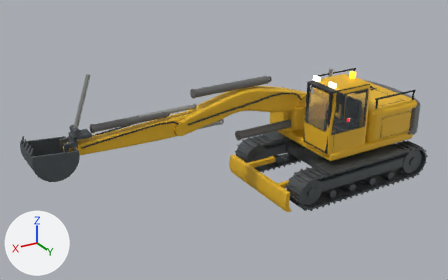
Two versions of the glTF model assets/models/excavator_used.glb, one commit apart.
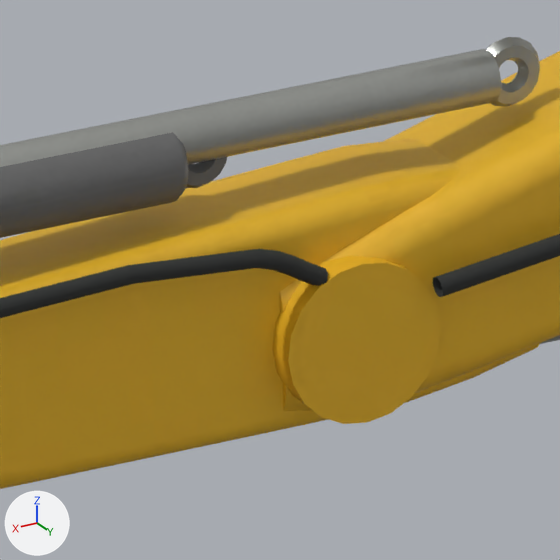
The first picture shows the older version from a camera (50 mm lens) standing at (10.58, 11.91, 7.65) and looking at (3.35, -0.13, 1.63). The close-ups show the older and then the newer version on the part from 34% to 44% of the width and 36% to 53% of the height of that picture. Only the edits that show in the close-ups are written down. Arrows for +X, +Y and +Z are at lower left; the lights stay in place. Where no turn or scale is listed for an object, it has been applied to the vertices.

The first close-up shows 'BoomBody', 'BucketRam', 'Review boom hydraulic hose.001', 'Review stick hydraulic hose.001', 'StickBody', 'StickRamRod' and 1 more.
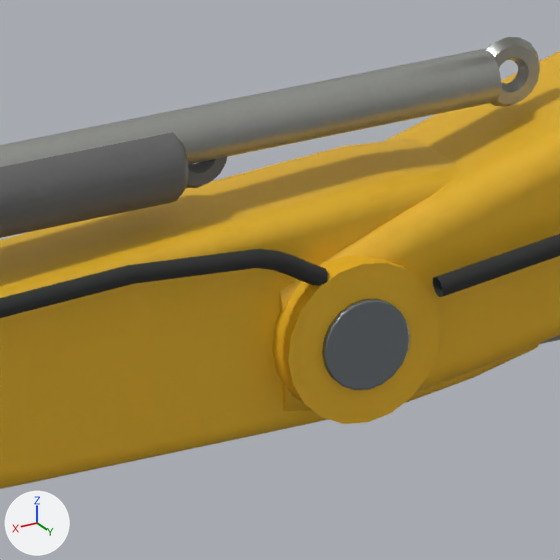
Boxes [x1, y1, x2, y2] around the edits, measured in the close-ups (560 x 560 px):
'Clean Stick pin cap.001', added: after [322, 299, 410, 390]

The change, as a diff of the scene's bpy script:
```diff
--- a/assets/models/excavator_used.glb.py
+++ b/assets/models/excavator_used.glb.py
@@ mat_review_cleansteel @@
+mat_review_cleansteel = principled_material('Review_CleanSteel')
+mat_review_cleansteel.base_color = (0.22, 0.25, 0.27)  # grey #81898e
+mat_review_cleansteel.metallic = 0.7
+mat_review_cleansteel.roughness = 0.42
@@ me_clean_stick_pin_cap_001 @@
+me_clean_stick_pin_cap_001.from_pydata(...)  # 120 vertices, 236 faces; spans x -0.095..0.095, y 0.187..0.232, z -0.095..0.095
+me_clean_stick_pin_cap_001.materials.append(mat_review_cleansteel)  # grey #81898e
@@ ob_clean_stick_pin_cap_001 @@
+ob_clean_stick_pin_cap_001 = bpy.data.objects.new('Clean Stick pin cap.001', me_clean_stick_pin_cap_001)
+ob_clean_stick_pin_cap_001.location = (4.5, -0.35, 2.15)
```
